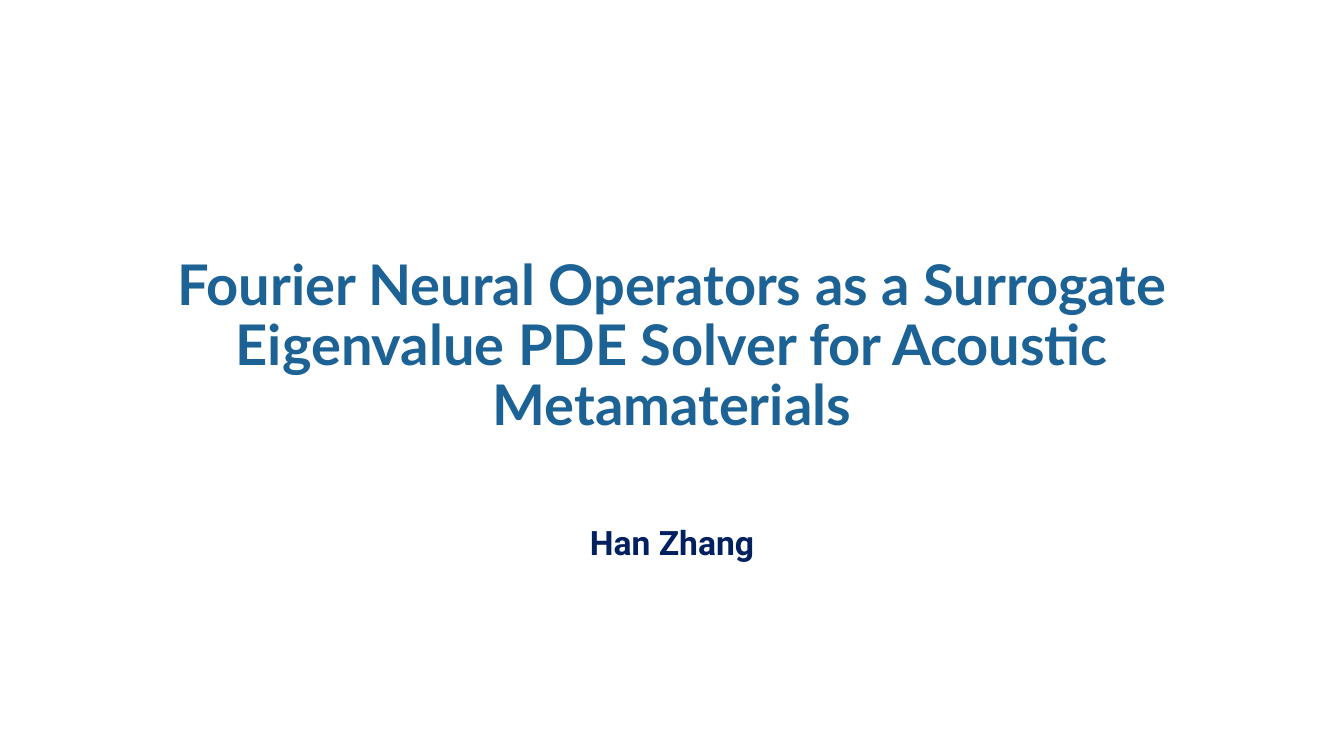
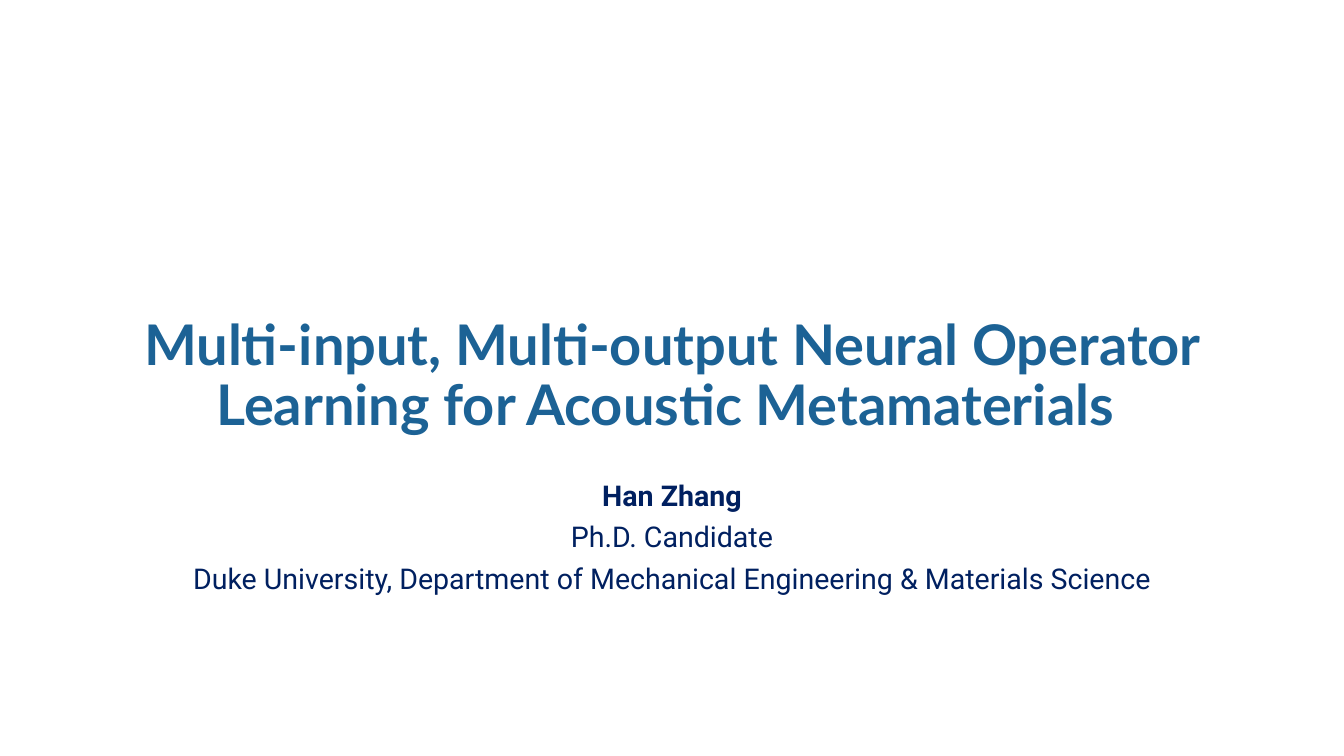
Before and after one commit to trutheresy/NO-2D-Metamaterials, a slide deck: slide 1 of NO_2D_metamaterials_talk.pptx. Drawn at 1344x756 pixels with LibreOffice and Linux fonts; fonts in the diff are those of the drawing; background and template pictures are left out. Boxes give left, top, right and bottom in pixels: in the first picture for what was removed or moved away, otherwise in the second. Text is boxed around its words. In the diff, an @@ line names an element or a change of style, - is before the commit and + after.

```diff
--- a/NO_2D_metamaterials_talk.pptx
+++ b/NO_2D_metamaterials_talk.pptx
@@ title at (x1=144, y1=323, x2=1201, y2=435): text changed @@
-Fourier Neural Operators as a Surrogate Eigenvalue PDE Solver for Acoustic Metamaterials
+Multi-input, Multi-output Neural Operator Learning for Acoustic Metamaterials
@@ subtitle "Han Zhang" moved from (x1=590, y1=529, x2=754, y2=562) to (x1=193, y1=484, x2=1151, y2=595) @@
@@ subtitle at (x1=602, y1=484, x2=742, y2=512): size 24 to 20.4 pt in "Han Zhang"; line spacing 0.9 to 0.8 @@
@@ subtitle at (x1=193, y1=525, x2=1151, y2=595): paragraphs added @@
+Ph.D. Candidate
+Duke University, Department of Mechanical Engineering & Materials Science
```
Also in this commit, not shown: 9 other slides changed.
